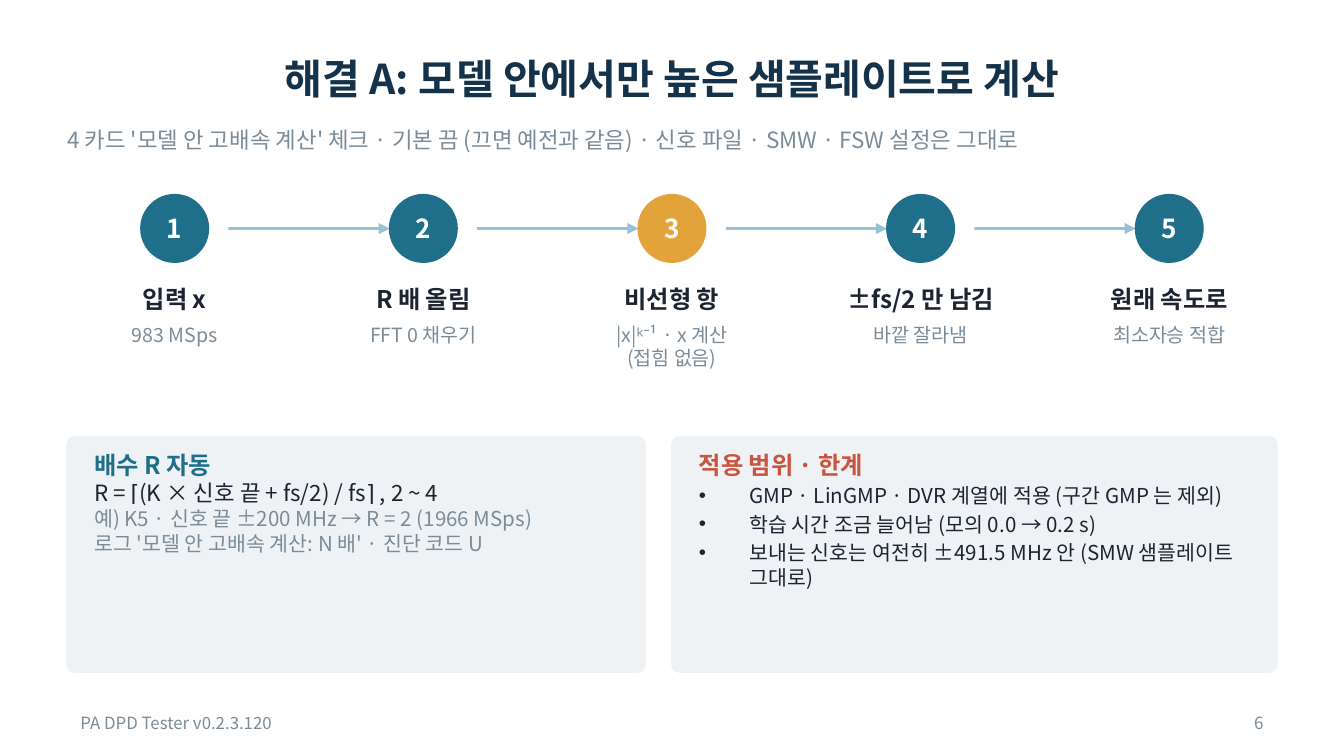
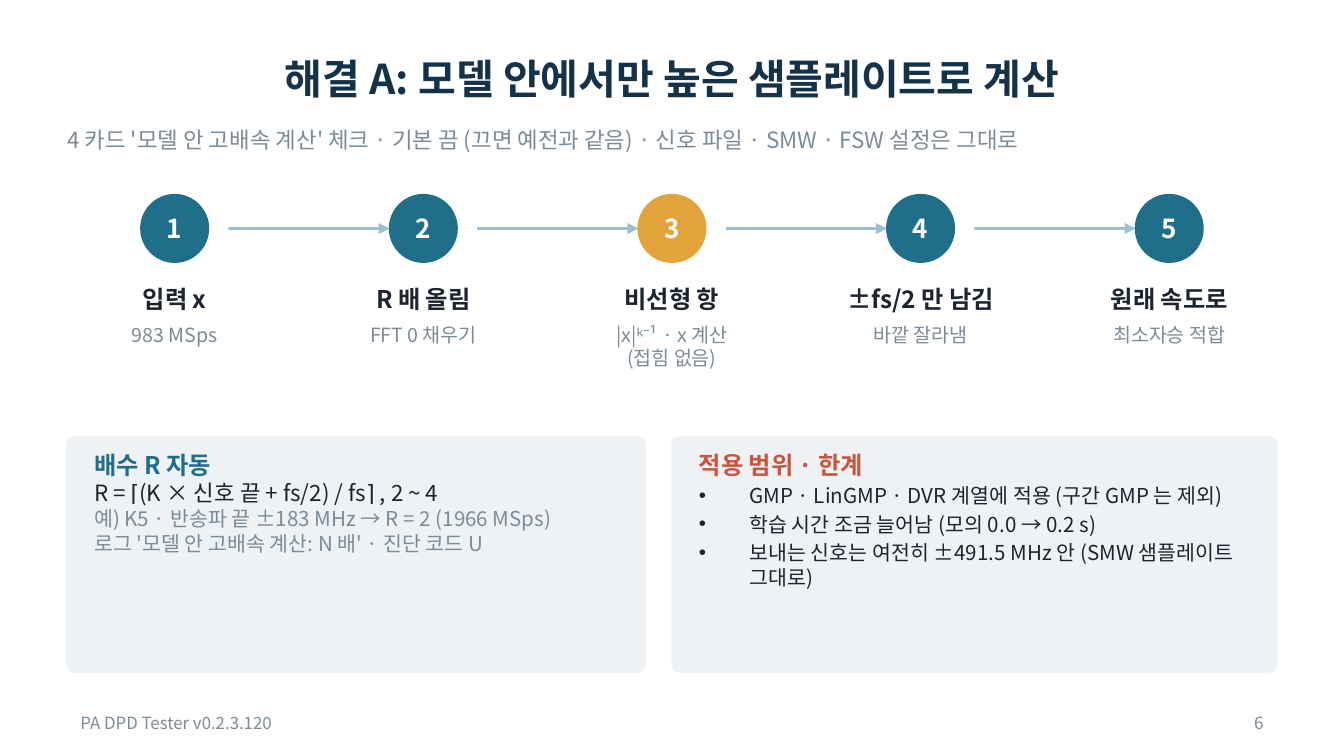
Before and after one commit to jaybaek-git/Works, a slide deck: slide 6 of PA-DPD-Tester/DPD_접힘분석_고배속계산_v0.2.3.120.pptx. Drawn at 1344x756 pixels with LibreOffice and Linux fonts; fonts in the diff are those of the drawing. Boxes give left, top, right and bottom in pixels: in the first picture for what was removed or moved away, otherwise in the second. Text is boxed around its words. In the diff, an @@ line names an element or a change of style, - is before the commit and + after.

```diff
--- a/PA-DPD-Tester/DPD_접힘분석_고배속계산_v0.2.3.120.pptx
+++ b/PA-DPD-Tester/DPD_접힘분석_고배속계산_v0.2.3.120.pptx
@@ text at <box>94,509,551,531</box>: text changed @@
-예) K5 · 신호 끝 ±200 MHz → R = 2 (1966 MSps)
+예) K5 · 반송파 끝 ±183 MHz → R = 2 (1966 MSps)
```
Also in this commit, not shown: 2 other slides changed.
